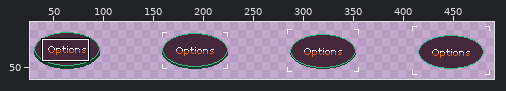
Sprite sheet: Action Platformer/Assets/Sprites/UI/OptionsBtn-Sheet.png. The picture above shows the old version from afar; the outline marks the close-up.
Close-up. Before the commit:
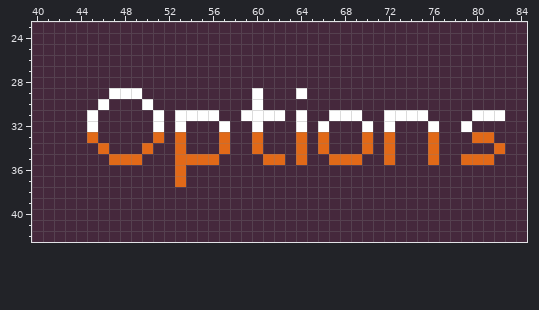
The file is 512x64 pixels. Shown: x 40..84, y 23..42. The wide view leaves out empty margins. The commit also changed other parts of the picture, which this record leaves out.
After the commit:
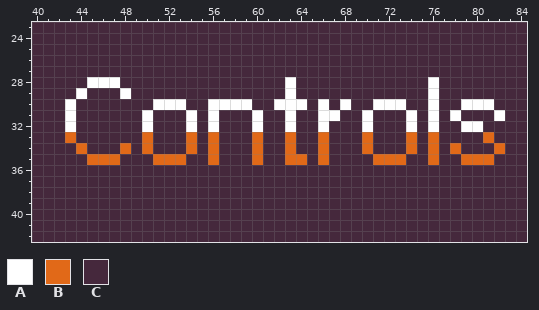
Palette (. is transparent): A #ffffff  B #e16918  C #45283c
From old to new:
@@ x 40..84 @@
 27 CCCCCCCCCCCCCCCCCCCCCCCCCCCCCCCCCCCCCCCCCCCCC
-28 CCCCCCCCCCCCCCCCCCCCCCCCCCCCCCCCCCCCCCCCCCCCC
-29 CCCCCCCAAACCCCCCCCCCACCCACCCCCCCCCCCCCCCCCCCC
-30 CCCCCCACCCACCCCCCCCCACCCCCCCCCCCCCCCCCCCCCCCC
-31 CCCCCACCCCCACAAAACCAAAACACCAAACCAAAACCCCAAACC
-32 CCCCCACCCCCACACCCACCACCCACACCCACACCCACCACCCCC
-33 CCCCCBCCCCCBCBCCCBCCBCCCBCBCCCBCBCCCBCCCBBCCC
-34 CCCCCCBCCCBCCBCCCBCCBCCCBCBCCCBCBCCCBCCCCCBCC
-35 CCCCCCCBBBCCCBBBBCCCCBBCBCCBBBCCBCCCBCCBBBCCC
-36 CCCCCCCCCCCCCBCCCCCCCCCCCCCCCCCCCCCCCCCCCCCCC
-37 CCCCCCCCCCCCCBCCCCCCCCCCCCCCCCCCCCCCCCCCCCCCC
+28 CCCCCAAACCCCCCCCCCCCCCCACCCCCCCCCCCCACCCCCCCC
+29 CCCCACCCACCCCCCCCCCCCCCACCCCCCCCCCCCACCCCCCCC
+30 CCCACCCCCCCAAACCAAAACCAAACACACCAAACCACCAAACCC
+31 CCCACCCCCCACCCACACCCACCACCAACCACCCACACACCCACC
+32 CCCACCCCCCACCCACACCCACCACCACCCACCCACACCAACCCC
+33 CCCBCCCCCCBCCCBCBCCCBCCBCCBCCCBCCCBCBCCCCBCCC
+34 CCCCBCCCBCBCCCBCBCCCBCCBCCBCCCBCCCBCBCBCCCBCC
+35 CCCCCBBBCCCBBBCCBCCCBCCBBCBCCCCBBBCCBCCBBBCCC
+36 CCCCCCCCCCCCCCCCCCCCCCCCCCCCCCCCCCCCCCCCCCCCC
+37 CCCCCCCCCCCCCCCCCCCCCCCCCCCCCCCCCCCCCCCCCCCCC
 38 CCCCCCCCCCCCCCCCCCCCCCCCCCCCCCCCCCCCCCCCCCCCC
Changed places in both close-ups, as pixel boxes (x1, y1, x2, y2):
changed: (65, 77, 494, 187)
